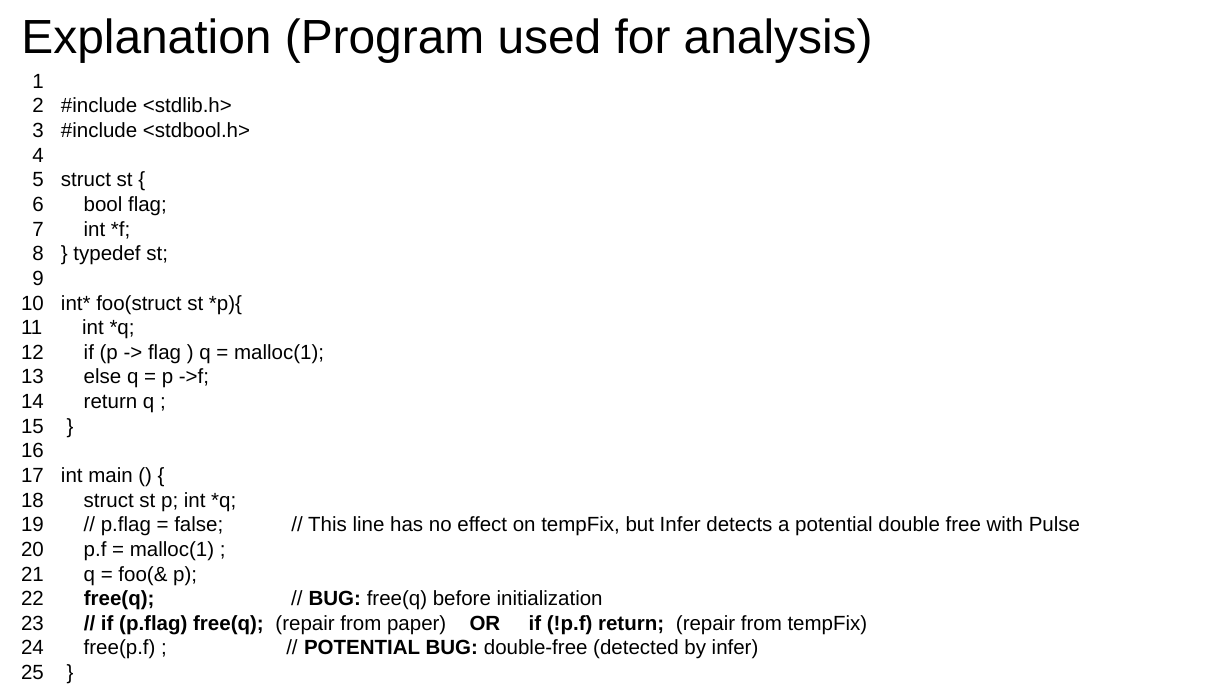
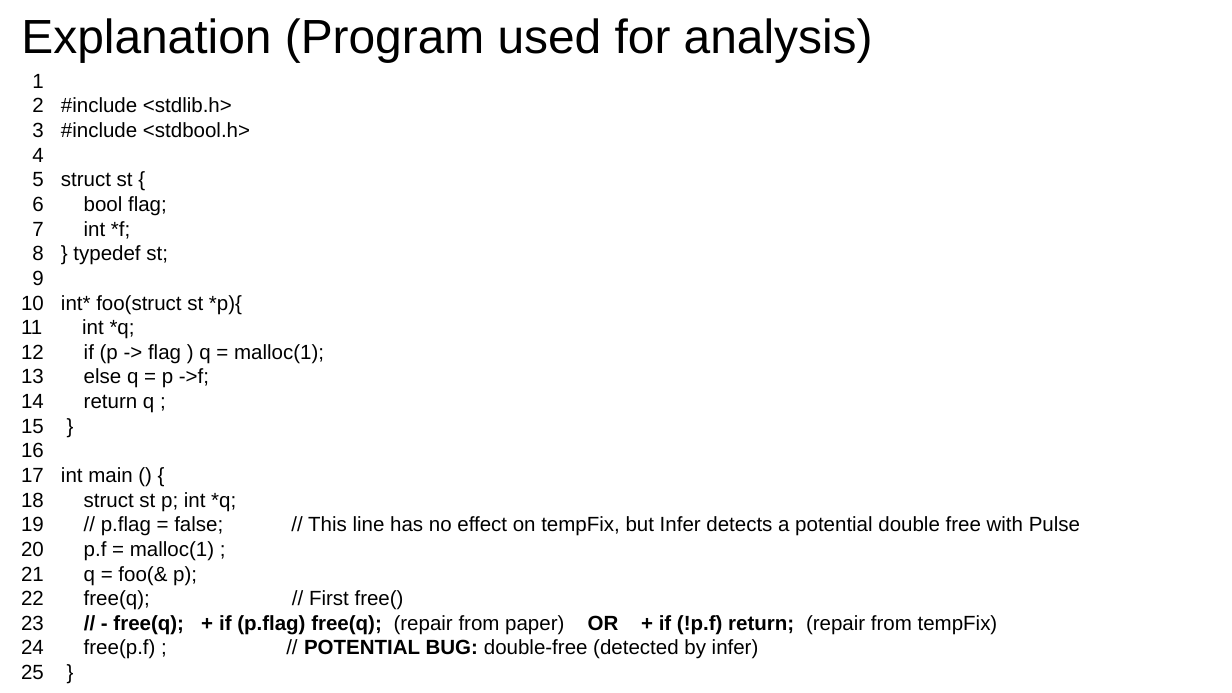
Before and after one commit to RaghavRoy145/MastersThesis_ProveNFix_Incorrectness, a slide deck: slide 30 of Slides/ProveNFix-Extended.odp. Drawn at 1232x693 pixels with LibreOffice and Linux fonts; fonts in the diff are those of the drawing. Boxes give left, top, right and bottom in pixels: in the first picture for what was removed or moved away, otherwise in the second. Text is boxed around its words. In the diff, an @@ line names an element or a change of style, - is before the commit and + after.

Commit message:
update weekly progress odp

```diff
--- a/Slides/ProveNFix-Extended.odp
+++ b/Slides/ProveNFix-Extended.odp
@@ text at [84, 590, 998, 635]: text changed @@
-22 free(q); // BUG: free(q) before initialization
-23 // if (p.flag) free(q); (repair from paper) OR if (!p.f) return; (repair from tempFix)
+22 free(q); // First free()
+23 // - free(q); + if (p.flag) free(q); (repair from paper) OR + if (!p.f) return; (repair from tempFix)
```
